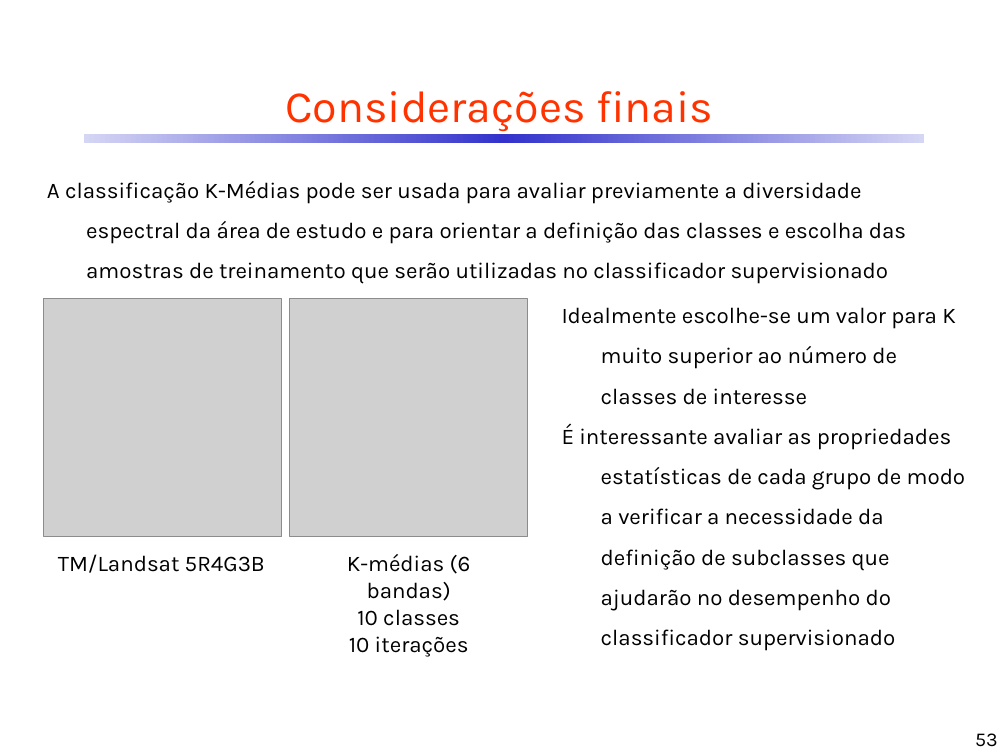
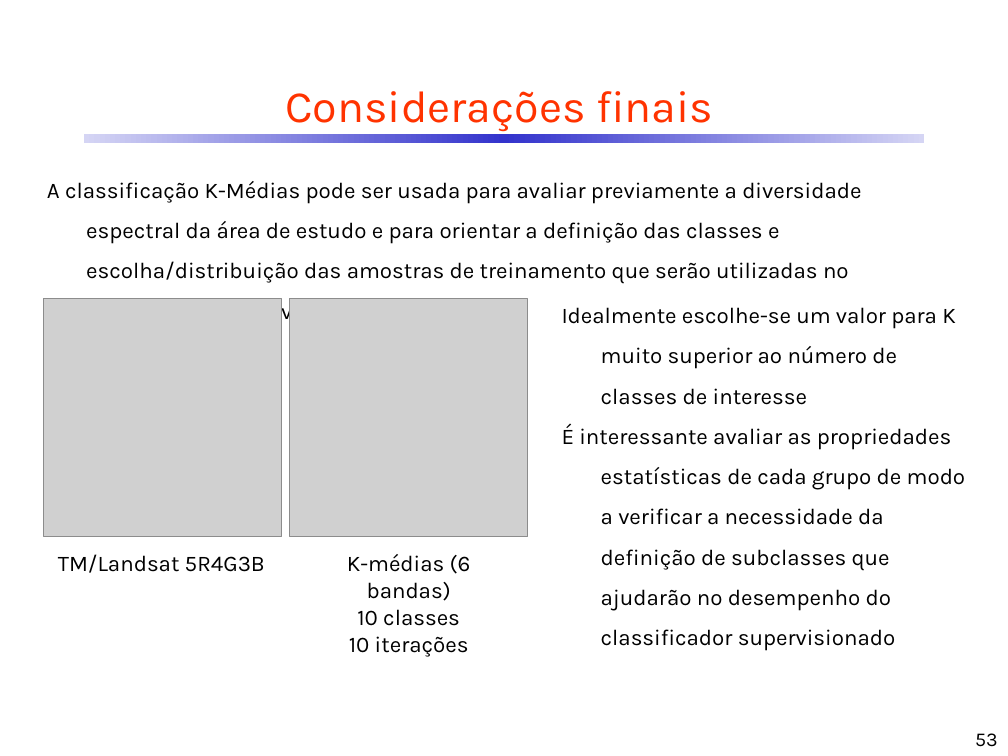
Before and after one commit to CDRenno/Estatistica, a slide deck: slide 53 of ppt/13AAgrup.pptx. Drawn at 1008x756 pixels with LibreOffice and Linux fonts; fonts in the diff are those of the drawing; grey boxes stand for pictures. Boxes give left, top, right and bottom in pixels: in the first picture for what was removed or moved away, otherwise in the second. Text is boxed around its words. In the diff, an @@ line names an element or a change of style, - is before the commit and + after.

```diff
--- a/ppt/13AAgrup.pptx
+++ b/ppt/13AAgrup.pptx
@@ text at (47,181,861,284): text changed @@
-A classificação K-Médias pode ser usada para avaliar previamente a diversidade espectral da área de estudo e para orientar a definição das classes e escolha das amostras de treinamento que serão utilizadas no classificador supervisionado
+A classificação K-Médias pode ser usada para avaliar previamente a diversidade espectral da área de estudo e para orientar a definição das classes e escolha/distribuição das amostras de treinamento que serão utilizadas no classificador supervisionado
```
Also in this commit, not shown: 17 other slides changed, 1 other file.
